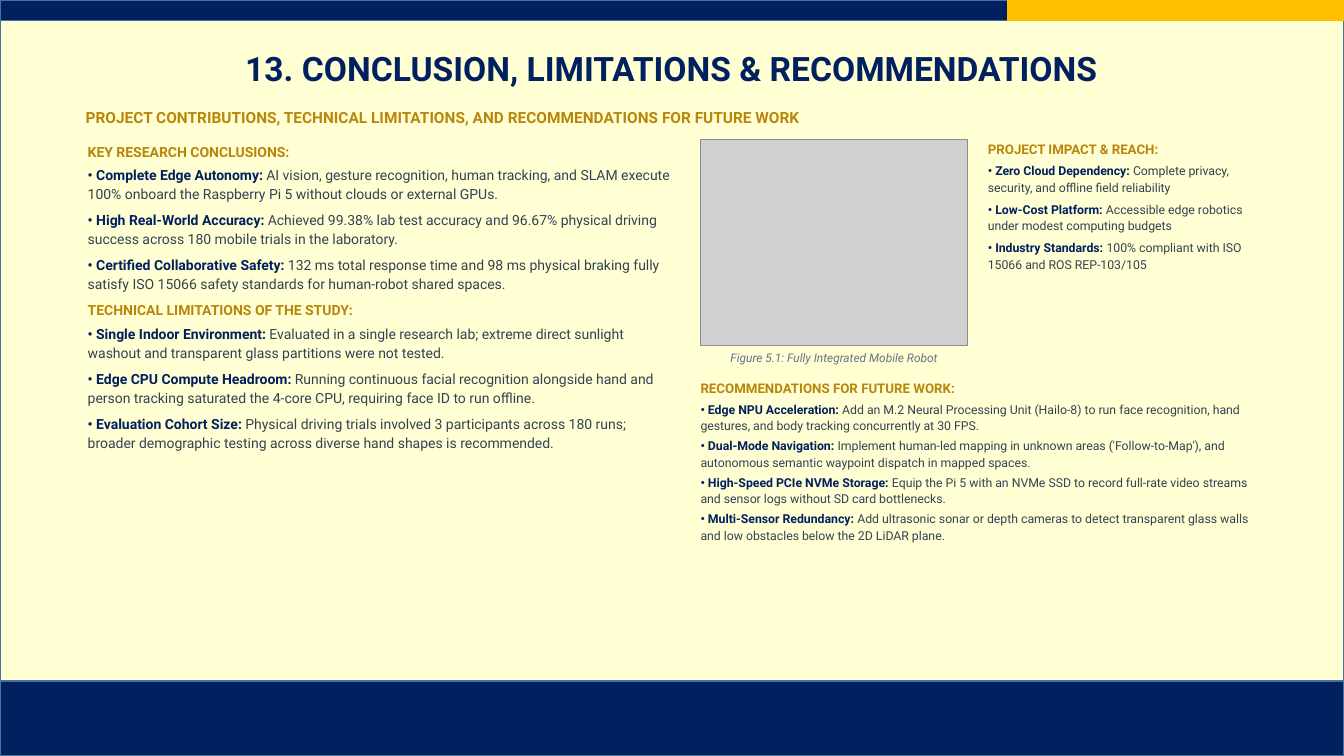
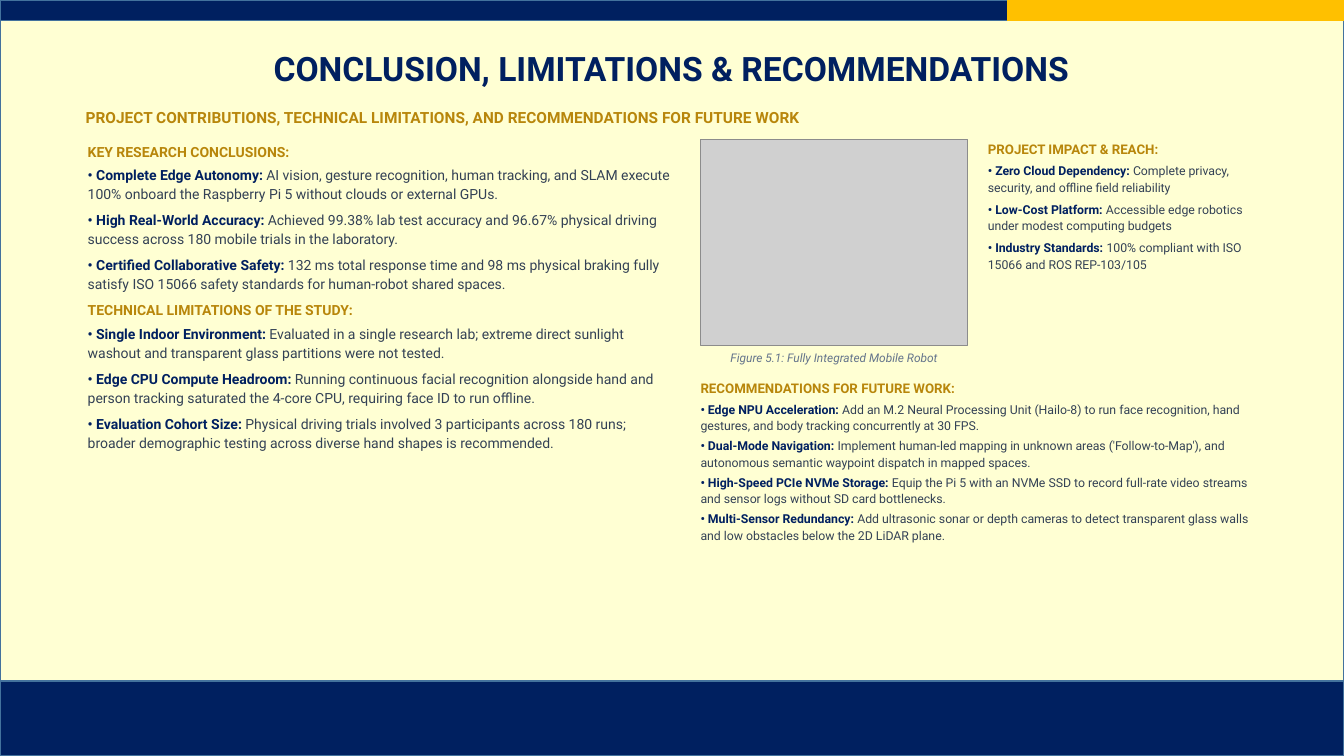
Before and after one commit to AJFACULTY/Intention-Recognition, a slide deck: slide 15 of write_up/Project Final Defense Slides_FINAL.pptx. Drawn at 1344x756 pixels with LibreOffice and Linux fonts; fonts in the diff are those of the drawing; grey boxes stand for pictures; background and template pictures are left out. Boxes give left, top, right and bottom in pixels: in the first picture for what was removed or moved away, otherwise in the second. Text is boxed around its words. In the diff, an @@ line names an element or a change of style, - is before the commit and + after.

Commit message:
fix: remove unproven eye blink wording, harmonize all 15 slide titles with outline, and eliminate discrepancies

```diff
--- a/write_up/Project Final Defense Slides_FINAL.pptx
+++ b/write_up/Project Final Defense Slides_FINAL.pptx
@@ title at (274,56,1068,87): text changed @@
-13. CONCLUSION, LIMITATIONS & RECOMMENDATIONS
+CONCLUSION, LIMITATIONS & RECOMMENDATIONS
```
Also in this commit, not shown: 12 other slides changed, 15 other files.
